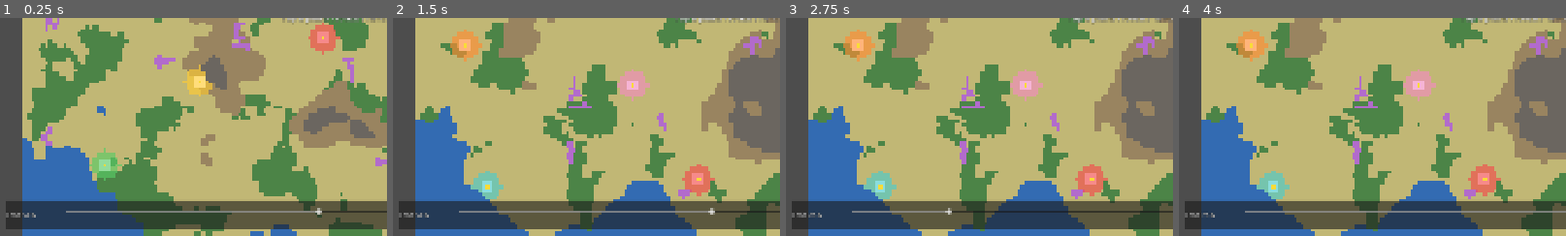
Above: before the commit, frames 1-4 (left to right).
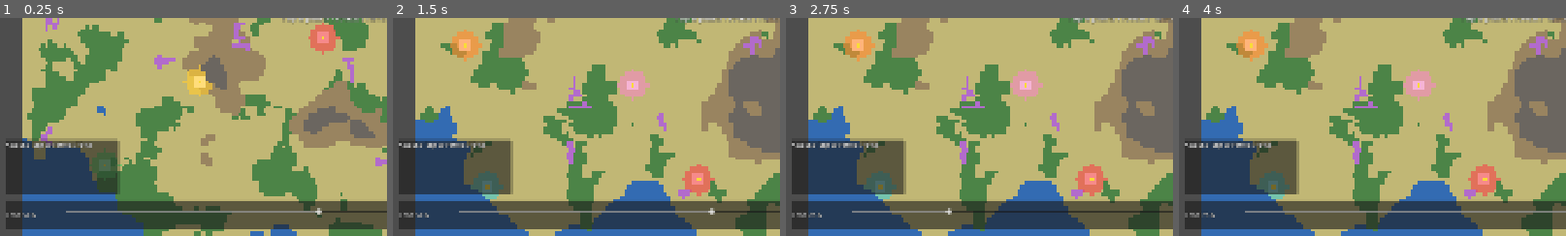
Above: after the commit, the same moments.

Repository: benbear245/crown-conquest
Game: Godot game, scene res://scenes/main.tscn
The game is run twice, just before and just after one commit, with the same random seed, the same clock (stepped at 60 frames per second) and the same inputs.
Inputs:
- Up to frame 1 (0.25 s): no input
- Up to frame 2 (1.5 s): click "New map" at 0.5 s; click "New map" at 1.25 s
- Up to frame 3 (2.75 s): click "25%" at 2 s
- Up to frame 4 (4 s): click "50%" at 2.75 s; click "75%" at 3.5 s
The pictures show only the part of the screen within x 0-50%, y 50-100%; the shares and areas given below are measured in that part.

The runs differ from the first frame. In frame 1, 7.5% of the frame differs, in the area x 1-32%, y 55-81%; in frame 2, 7.5%; in frame 3, 7.5%; in frame 4, 7.5%.

Commit message:
Combat
- Attack record (attacker, defender, troops_remaining, front, timer)
- Simulation.player_attack enforces peace period, 3-attack cap, touching border,
  and builds the initial defender-tile front from the attacker's border
- _tick_attacks advances every 0.4s with the design tile-cost formula
  (2 + 1.5 * D * terrain_def * combined_def) and 0.5 * D defender loss per tile
- combined_defense_at stub returns 1.0; hook for Crown + Fort / Wall / Zone later
- player_retreat refunds 75% of what is left
- Border flash: captured tiles briefly lerp toward white while flash_tiles active;
  simulation ticks the expiry set and marks dirty so Map repaints back
- Bots attack weakest neighbour once free land near them runs out, using same
  Simulation.player_attack as the player
- HUD attack list bottom-left: up to 3 rows that double as retreat buttons
- Tap routing in game.gd: enemy land -> attack, free / ruins -> expand

Co-Authored-By: Claude Opus 4.7 <noreply@anthropic.com>

Diff:
--- a/scripts/game.gd
+++ b/scripts/game.gd
@@ -27,7 +27,7 @@
 	_simulation = Simulation.new()
 	_simulation.start_default_match(_random_seed())
 	_map.setup(_simulation.state)
-	_hud.setup(_simulation.state)
+	_hud.setup(_simulation)
 	_hud.new_map_pressed.connect(_on_new_map_pressed)
 	_init_camera()
 
@@ -117,7 +117,12 @@
 		Balance.PHASE_PLACEMENT:
 			_simulation.player_place_crown(local_id, tile.x, tile.y)
 		Balance.PHASE_MATCH:
-			_simulation.player_expand(local_id, tile.x, tile.y, _hud.send_fraction())
+			var target_owner: int = _simulation.state.owners[_simulation.state.idx(tile.x, tile.y)]
+			var frac: float = _hud.send_fraction()
+			if target_owner == 0 or target_owner == GameState.RUINS_OWNER_ID:
+				_simulation.player_expand(local_id, tile.x, tile.y, frac)
+			elif target_owner != local_id:
+				_simulation.player_attack(local_id, tile.x, tile.y, frac)
 
 
 func _screen_to_tile(screen_pos: Vector2) -> Vector2i:
--- a/scripts/hud.gd
+++ b/scripts/hud.gd
@@ -17,6 +17,7 @@
 
 signal new_map_pressed
 
+var _sim: Simulation
 var _state: GameState
 var _send_fraction: float = 0.50
 
@@ -32,18 +33,21 @@
 var _placement_msg: Label
 var _leaderboard: VBoxContainer
 var _leader_rows: Array = []
+var _attack_rows: Array = []
 
 
 func _ready() -> void:
 	layer = 10
 	_build_top()
 	_build_leaderboard()
+	_build_attacks()
 	_build_placement_message()
 	_build_bottom()
 
 
-func setup(state: GameState) -> void:
-	_state = state
+func setup(sim: Simulation) -> void:
+	_sim = sim
+	_state = sim.state
 	update_from_state()
 
 
@@ -170,6 +174,40 @@
 		row_box.add_child(land_label)
 
 		_leader_rows.append({"row": row_box, "swatch": swatch, "name": name_label, "land": land_label})
+
+
+func _build_attacks() -> void:
+	var panel := PanelContainer.new()
+	panel.anchor_left = 0.0
+	panel.anchor_right = 0.0
+	panel.anchor_top = 1.0
+	panel.anchor_bottom = 1.0
+	panel.offset_left = MARGIN
+	panel.offset_right = MARGIN + 280
+	panel.offset_bottom = -(Balance.MIN_BUTTON_PX + 48)
+	panel.offset_top = panel.offset_bottom - (Balance.MAX_SIMULTANEOUS_ATTACKS * 38 + 20)
+	panel.mouse_filter = Control.MOUSE_FILTER_IGNORE
+	add_child(panel)
+
+	var vbox := VBoxContainer.new()
+	vbox.add_theme_constant_override("separation", 4)
+	panel.add_child(vbox)
+
+	var header := Label.new()
+	header.text = "Attacks (tap to retreat 75%)"
+	_apply_label_style(header)
+	header.mouse_filter = Control.MOUSE_FILTER_IGNORE
+	vbox.add_child(header)
+
+	for i in range(Balance.MAX_SIMULTANEOUS_ATTACKS):
+		var btn := Button.new()
+		btn.text = ""
+		btn.custom_minimum_size = Vector2(260, 34)
+		btn.visible = false
+		var local_i: int = i
+		btn.pressed.connect(func() -> void: _on_attack_pressed(local_i))
+		vbox.add_child(btn)
+		_attack_rows.append(btn)
 
 
 func _build_placement_message() -> void:
@@ -255,6 +293,31 @@
 	_update_local(_local_player())
 	_update_phase_display()
 	_update_leaderboard()
+	_update_attacks()
+
+
+func _update_attacks() -> void:
+	if _sim == null:
+		return
+	var attacks: Array = _sim.attacks_by(_sim.local_player_id)
+	for i in range(_attack_rows.size()):
+		var btn: Button = _attack_rows[i]
+		if i < attacks.size():
+			var a: Attack = attacks[i]
+			var defender: Player = _state.get_player(a.defender_id)
+			var defender_name: String = "???"
+			if defender != null:
+				defender_name = defender.display_name
+			btn.visible = true
+			btn.text = "⚔ %s  %d" % [defender_name, int(a.troops_remaining)]
+		else:
+			btn.visible = false
+
+
+func _on_attack_pressed(idx: int) -> void:
+	if _sim == null:
+		return
+	_sim.player_retreat(_sim.local_player_id, idx)
 
 
 func _local_player() -> Player:
--- a/scripts/map.gd
+++ b/scripts/map.gd
@@ -47,16 +47,24 @@
 
 
 func _color_for_tile(i: int) -> Color:
+	var base := _base_color_for_tile(i)
+	if _state.flash_tiles.has(i) and _state.match_time < _state.flash_tiles[i]:
+		return base.lerp(Color(1, 1, 1), 0.55)
+	return base
+
+
+func _base_color_for_tile(i: int) -> Color:
 	var t: int = _state.terrain[i]
 	var owner_id: int = _state.owners[i]
 	var terrain_color := _terrain_color(t)
-	# Crown tiles overlay regardless of owner, so they're always visible.
+	# Crown tiles overlay only while the Crown's rightful owner still holds the tile.
 	if _state.crown_tiles.has(i):
 		var crown_owner: int = _state.crown_tiles[i]
-		var centre: int = _state.crown_centres.get(crown_owner, -1)
-		if i == centre:
-			return Color(0.98, 0.86, 0.22)
-		return Balance.color_for_player(crown_owner).lightened(0.35)
+		if owner_id == crown_owner:
+			var centre: int = _state.crown_centres.get(crown_owner, -1)
+			if i == centre:
+				return Color(0.98, 0.86, 0.22)
+			return Balance.color_for_player(crown_owner).lightened(0.35)
 	if owner_id == 0:
 		return terrain_color
 	if owner_id == GameState.RUINS_OWNER_ID:
--- /dev/null
+++ b/scripts/sim/attack.gd
@@ -0,0 +1,16 @@
+class_name Attack
+extends RefCounted
+
+# One active attack. The attacker has already paid troops_remaining into
+# this attack; retreating refunds 75 % of what's left, natural depletion returns 0.
+
+var attacker_id: int = 0
+var defender_id: int = 0
+var troops_remaining: float = 0.0
+
+# Defender-owned tiles currently adjacent to the attacker. Advances
+# consume these next ring tick; new neighbours get added as we capture.
+var front: Dictionary = {}
+
+# Seconds remaining until the next ring advance.
+var advance_timer: float = 0.0
--- a/scripts/sim/bots.gd
+++ b/scripts/sim/bots.gd
@@ -39,9 +39,16 @@
 static func _basic_expand(sim: Simulation, player: Player) -> void:
 	if player.border.is_empty() or player.troops < 1.0:
 		return
+	if _try_tap_free(sim, player):
+		return
+	# No free tiles touch the border; try attacking the weakest neighbour.
+	if sim.state.match_time >= Balance.PEACE_PERIOD_SEC:
+		_try_attack_weakest(sim, player)
+
+
+static func _try_tap_free(sim: Simulation, player: Player) -> bool:
 	var state: GameState = sim.state
 	var border_keys: Array = player.border.keys()
-	# Try a handful of border tiles, pick the first one that touches a tappable free tile.
 	for _attempt in range(16):
 		var i: int = border_keys[state.rng.randi_range(0, border_keys.size() - 1)]
 		var pos := state.idx_to_xy(i)
@@ -58,5 +65,46 @@
 				continue
 			var range_v := _send_range(player.difficulty)
 			var frac := state.rng.randf_range(range_v.x, range_v.y)
-			sim.player_expand(player.id, nx, ny, frac)
-			return
+			if sim.player_expand(player.id, nx, ny, frac):
+				return true
+	return false
+
+
+static func _try_attack_weakest(sim: Simulation, player: Player) -> void:
+	if sim.active_attack_count(player.id) >= Balance.MAX_SIMULTANEOUS_ATTACKS:
+		return
+	var state: GameState = sim.state
+	var neighbour_tile: Dictionary = {}       # defender_id -> example enemy tile idx
+	for i: int in player.border.keys():
+		var pos := state.idx_to_xy(i)
+		for off in Simulation.NEIGHBOR_OFFSETS:
+			var nx: int = pos.x + off.x
+			var ny: int = pos.y + off.y
+			if not state.in_bounds(nx, ny):
+				continue
+			var ni := state.idx(nx, ny)
+			var ow: int = state.owners[ni]
+			if ow == 0 or ow == GameState.RUINS_OWNER_ID or ow == player.id:
+				continue
+			neighbour_tile[ow] = ni
+	if neighbour_tile.is_empty():
+		return
+	var best_id: int = -1
+	var best_d: float = INF
+	var best_tile: int = -1
+	for ow_v in neighbour_tile.keys():
+		var ow: int = ow_v
+		var def: Player = state.get_player(ow)
+		if def == null or not def.is_alive or def.land <= 0:
+			continue
+		var d: float = def.troops / float(def.land)
+		if d < best_d:
+			best_d = d
+			best_id = ow
+			best_tile = neighbour_tile[ow_v]
+	if best_id < 0:
+		return
+	var pos: Vector2i = state.idx_to_xy(best_tile)
+	var range_v := _send_range(player.difficulty)
+	var frac := state.rng.randf_range(range_v.x, range_v.y)
+	sim.player_attack(player.id, pos.x, pos.y, frac)
--- a/scripts/sim/game_state.gd
+++ b/scripts/sim/game_state.gd
@@ -31,6 +31,11 @@
 # player_id -> tile idx of the Crown centre (the life tile).
 var crown_centres: Dictionary = {}
 
+# Active attacks (all players). Simulation ticks and consumes these.
+var attacks: Array = []
+# Recently captured tile idx -> absolute match_time when flash expires.
+var flash_tiles: Dictionary = {}
+
 
 func configure(w: int, h: int, match_seed: int) -> void:
 	width = w
@@ -45,6 +50,8 @@
 	dirty_tiles.clear()
 	crown_tiles.clear()
 	crown_centres.clear()
+	attacks = []
+	flash_tiles.clear()
 	tick_count = 0
 	phase = Balance.PHASE_PLACEMENT
 	placement_time_left = Balance.PLACEMENT_PHASE_SEC
--- a/scripts/sim/simulation.gd
+++ b/scripts/sim/simulation.gd
@@ -63,8 +63,95 @@
 			state.match_time += Balance.TICK_DELTA
 			_apply_growth()
 			_apply_expansions()
+			_tick_attacks()
+			_tick_flashes()
 			_tick_bots()
 	state.tick_count += 1
+
+
+func _tick_flashes() -> void:
+	if state.flash_tiles.is_empty():
+		return
+	var expired: Array = []
+	for i: int in state.flash_tiles.keys():
+		if state.match_time >= state.flash_tiles[i]:
+			expired.append(i)
+	for i: int in expired:
+		state.flash_tiles.erase(i)
+		state.dirty_tiles[i] = true
+
+
+func _tick_attacks() -> void:
+	var i := 0
+	while i < state.attacks.size():
+		var a: Attack = state.attacks[i]
+		if a.troops_remaining <= 0.0:
+			state.attacks.remove_at(i)
+			continue
+		a.advance_timer -= Balance.TICK_DELTA
+		if a.advance_timer > 0.0:
+			i += 1
+			continue
+		a.advance_timer += Balance.ATTACK_RING_INTERVAL_SEC
+		_advance_attack(a)
+		if a.troops_remaining <= 0.0 or a.front.is_empty():
+			state.attacks.remove_at(i)
+			continue
+		i += 1
+
+
+func _advance_attack(a: Attack) -> void:
+	var defender: Player = state.get_player(a.defender_id)
+	if defender == null or not defender.is_alive or defender.land <= 0:
+		a.troops_remaining = 0.0
+		return
+	var d_ratio: float = defender.troops / float(defender.land)
+	var new_front: Dictionary = {}
+	for ni: int in a.front.keys():
+		var cur_owner: int = state.owners[ni]
+		if cur_owner != a.defender_id:
+			continue  # tile moved out of defender's hands already
+		if state.is_blocked_terrain(state.terrain[ni]):
+			continue
+		var cost: float = _attack_tile_cost(ni, d_ratio)
+		if a.troops_remaining < cost:
+			new_front[ni] = true   # keep for next ring if we survive
+			continue
+		a.troops_remaining -= cost
+		defender.troops = maxf(0.0, defender.troops - Balance.DEFENDER_LOSS_PER_TILE * d_ratio)
+		var pos: Vector2i = state.idx_to_xy(ni)
+		_claim_tile(a.attacker_id, pos.x, pos.y)
+		_mark_flash(ni)
+		for off in NEIGHBOR_OFFSETS:
+			var nx: int = pos.x + off.x
+			var ny: int = pos.y + off.y
+			if not state.in_bounds(nx, ny):
+				continue
+			var nni: int = state.idx(nx, ny)
+			if state.owners[nni] == a.defender_id:
+				new_front[nni] = true
+	a.front = new_front
+
+
+func _attack_tile_cost(tile_idx: int, d_ratio: float) -> float:
+	var t: int = state.terrain[tile_idx]
+	var terrain_def: float = 1.0
+	if t >= 0 and t < Balance.TERRAIN_DEFENSE.size():
+		terrain_def = Balance.TERRAIN_DEFENSE[t]
+	var extra_def: float = combined_defense_at(tile_idx)
+	return Balance.ATTACK_TILE_COST_BASE + Balance.ATTACK_TILE_COST_SCALE * d_ratio * terrain_def * extra_def
+
+
+# Non-terrain defense: Crown tile and zone (Prompt 6) and Fort / Wall (Prompt 8)
+# live here so the attack cost function stays stable. Capped by BUILDING_DEFENSE_CAP
+# everywhere except Crown tiles themselves.
+func combined_defense_at(_tile_idx: int) -> float:
+	return 1.0
+
+
+func _mark_flash(tile_idx: int) -> void:
+	state.flash_tiles[tile_idx] = state.match_time + 0.3
+	state.dirty_tiles[tile_idx] = true
 
 
 func _tick_placement() -> void:
@@ -146,7 +233,6 @@
 	var target_owner: int = state.owners[state.idx(tx, ty)]
 	if target_owner == player_id:
 		return false
-	# Prompt 4: still expansion-only; attacks land in Prompt 5.
 	if target_owner != 0 and target_owner != GameState.RUINS_OWNER_ID:
 		return false
 	if state.is_blocked_terrain(state.terrain[state.idx(tx, ty)]):
@@ -162,6 +248,97 @@
 	if p.expansion_timer <= 0.0:
 		p.expansion_timer = Balance.EXPANSION_RING_INTERVAL_SEC
 	return true
+
+
+# Target tile must be owned by another live player and touch the attacker's border.
+# Up to Balance.MAX_SIMULTANEOUS_ATTACKS active attacks per player.
+func player_attack(player_id: int, tx: int, ty: int, fraction: float) -> bool:
+	if state.phase != Balance.PHASE_MATCH:
+		return false
+	if state.match_time < Balance.PEACE_PERIOD_SEC:
+		return false
+	var p: Player = state.get_player(player_id)
+	if p == null or not p.is_alive:
+		return false
+	if not state.in_bounds(tx, ty):
+		return false
+	var target_owner: int = state.owners[state.idx(tx, ty)]
+	if target_owner == 0 or target_owner == GameState.RUINS_OWNER_ID or target_owner == player_id:
+		return false
+	var defender: Player = state.get_player(target_owner)
+	if defender == null or not defender.is_alive:
+		return false
+	if active_attack_count(player_id) >= Balance.MAX_SIMULTANEOUS_ATTACKS:
+		return false
+	var front: Dictionary = _build_attack_front(player_id, target_owner)
+	if front.is_empty():
+		return false
+	var frac: float = clampf(fraction, Balance.SEND_MIN_FRACTION, Balance.SEND_MAX_FRACTION)
+	var send: float = floorf(p.troops * frac)
+	if send <= 0.0:
+		return false
+	p.troops -= send
+	var atk := Attack.new()
+	atk.attacker_id = player_id
+	atk.defender_id = target_owner
+	atk.troops_remaining = send
+	atk.front = front
+	atk.advance_timer = Balance.ATTACK_RING_INTERVAL_SEC
+	state.attacks.append(atk)
+	return true
+
+
+func player_retreat(player_id: int, local_index: int) -> bool:
+	var seen := 0
+	for i in range(state.attacks.size()):
+		var a: Attack = state.attacks[i]
+		if a.attacker_id != player_id:
+			continue
+		if seen == local_index:
+			var p: Player = state.get_player(player_id)
+			if p != null:
+				p.troops += a.troops_remaining * Balance.RETREAT_RETURN_FRACTION
+			state.attacks.remove_at(i)
+			return true
+		seen += 1
+	return false
+
+
+func active_attack_count(player_id: int) -> int:
+	var n := 0
+	for a: Attack in state.attacks:
+		if a.attacker_id == player_id:
+			n += 1
+	return n
+
+
+func attacks_by(player_id: int) -> Array:
+	var out: Array = []
+	for a: Attack in state.attacks:
+		if a.attacker_id == player_id:
+			out.append(a)
+	return out
+
+
+func _build_attack_front(attacker_id: int, defender_id: int) -> Dictionary:
+	var out: Dictionary = {}
+	var attacker: Player = state.get_player(attacker_id)
+	if attacker == null:
+		return out
+	for i: int in attacker.border.keys():
+		var pos := state.idx_to_xy(i)
+		for off in NEIGHBOR_OFFSETS:
+			var nx: int = pos.x + off.x
+			var ny: int = pos.y + off.y
+			if not state.in_bounds(nx, ny):
+				continue
+			var ni := state.idx(nx, ny)
+			if state.owners[ni] != defender_id:
+				continue
+			if state.is_blocked_terrain(state.terrain[ni]):
+				continue
+			out[ni] = true
+	return out
 
 
 # --- Crown placement --------------------------------------------------------
Not shown, added: scripts/sim/attack.gd.uid
Not shown, changed: docs/PROGRESS.md
